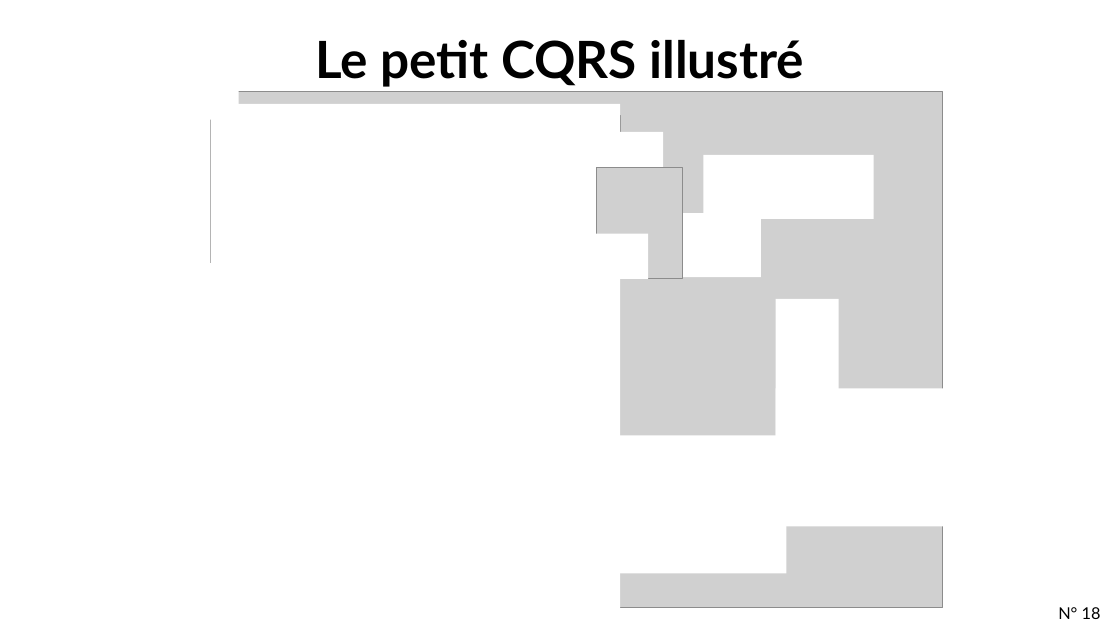
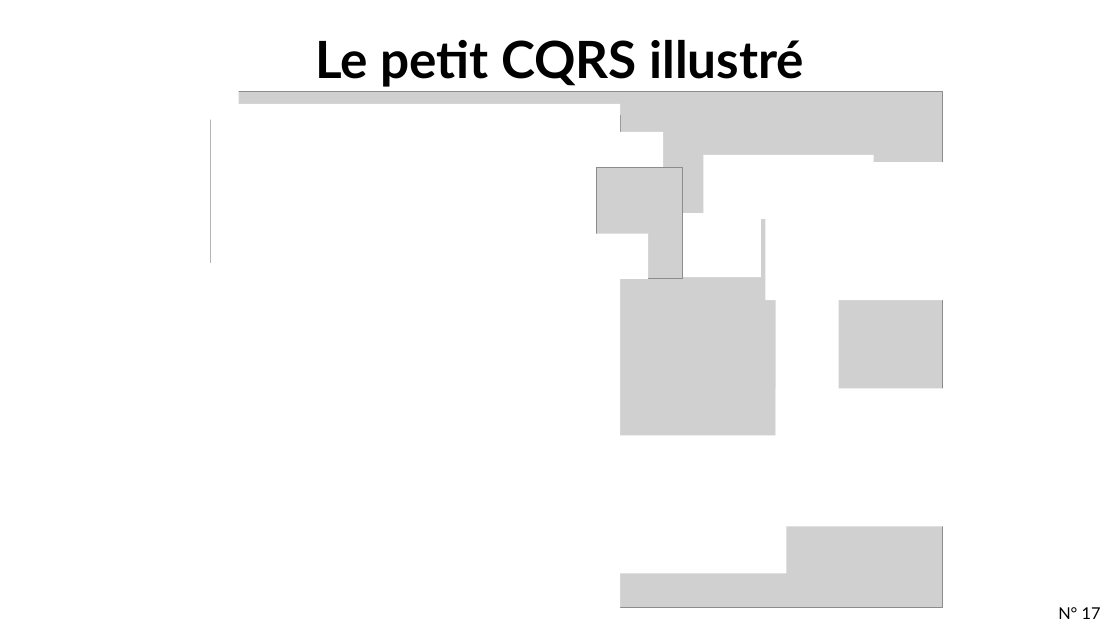
Before and after one commit to tpierrain/CQRS-slides, a slide deck: slide 17 of french/DecouvrirCQRSparLaPratique.pptx (slide 18 before the commit). Drawn at 1120x630 pixels with LibreOffice and Linux fonts; fonts in the diff are those of the drawing; grey boxes stand for pictures; background and template pictures are left out. Boxes give left, top, right and bottom in pixels: in the first picture for what was removed or moved away, otherwise in the second. Text is boxed around its words. In the diff, an @@ line names an element or a change of style, - is before the commit and + after.

```diff
--- a/french/DecouvrirCQRSparLaPratique.pptx
+++ b/french/DecouvrirCQRSparLaPratique.pptx
@@ rectangle added at bbox=[765, 162, 1026, 300], fill #FFFFFF @@
@@ page number at bbox=[1058, 607, 1101, 619]: text changed @@
-N° 18
+N° 17
```
Also in this commit, not shown: 6 other slides changed, 1 slide removed, 1 other file.
